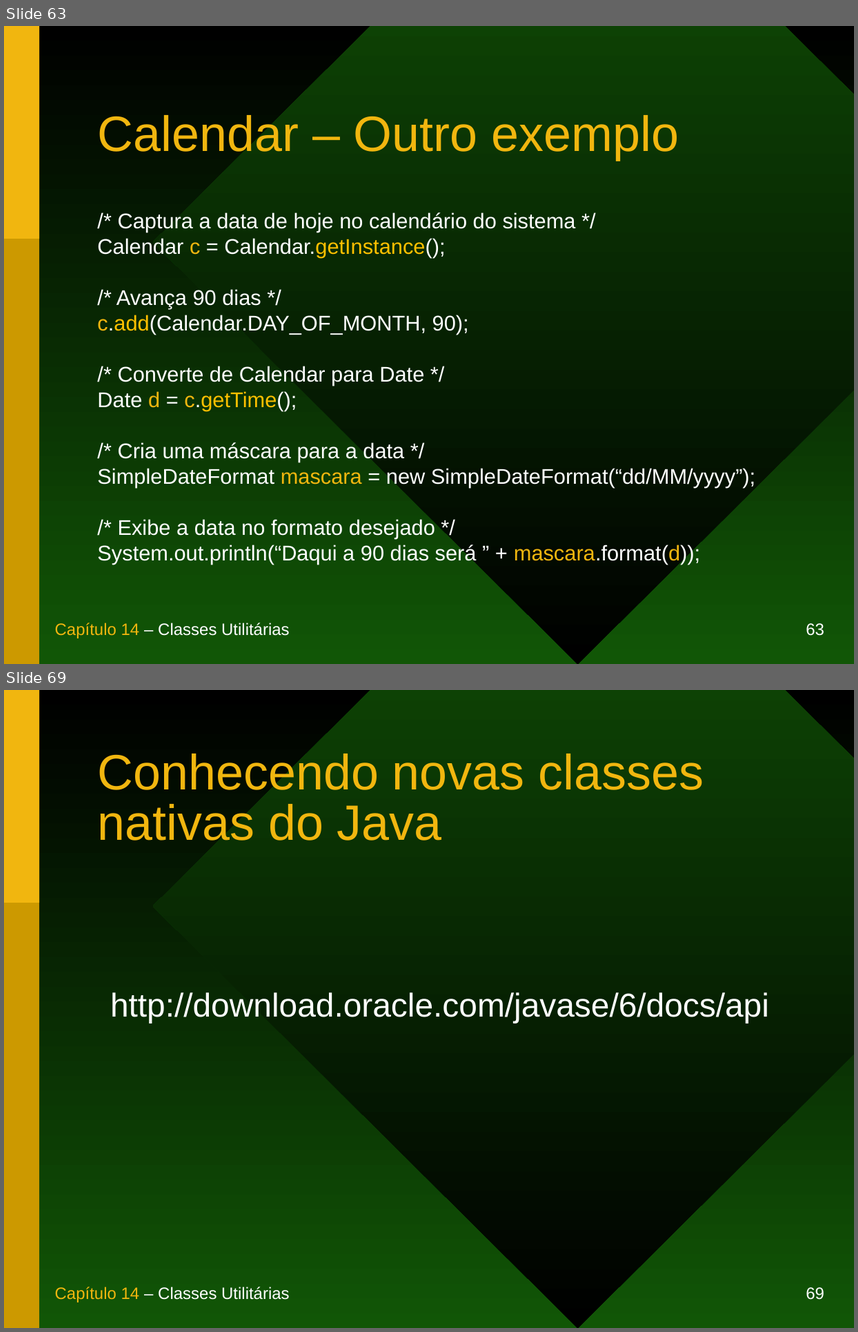
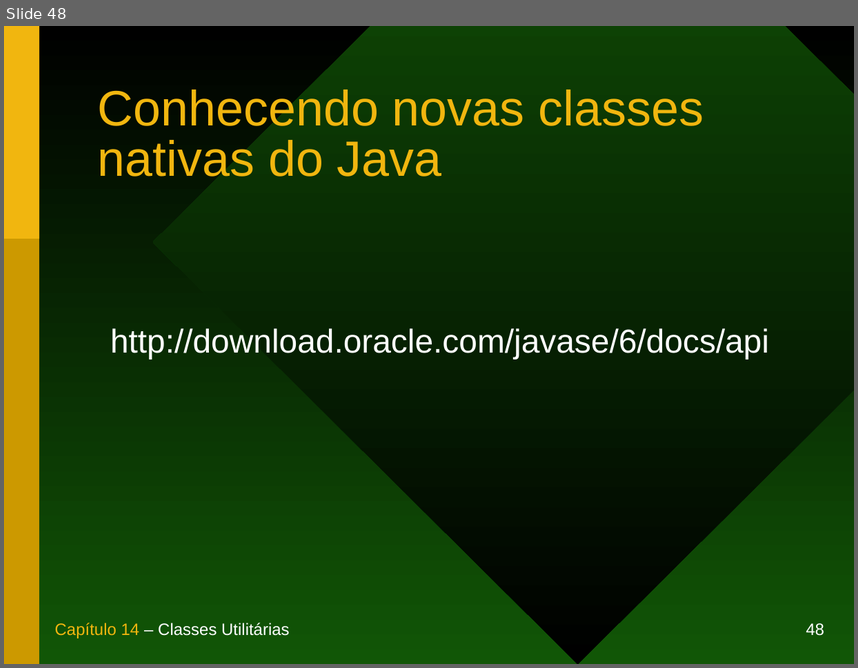
Before and after one commit to duchesqui/slzvieira-training, a slide deck: 1-Java-Programmer-Modulo-I/14.Capitulo14.ppt. Shown one above the other, each under a label of ours: slides 63 and 69 before the commit, slide 48 after it; the slides between them are not shown. The pictures are 858x1332 and 858x668 pixels, drawn with LibreOffice and Linux fonts; fonts in the diff are those of the drawing. Boxes give left, top, right and bottom in pixels: in the first picture for what was removed or moved away, otherwise in the second. Text is boxed around its words. In the diff, an @@ line names an element or a change of style, - is before the commit and + after.

```diff
--- a/1-Java-Programmer-Modulo-I/14.Capitulo14.ppt
+++ b/1-Java-Programmer-Modulo-I/14.Capitulo14.ppt
@@ slide 63 removed at [4, 26, 854, 664], background gradient #000000 to #115606; not listed: 5 template elements that a slide beside it also shows @@
@@ title removed at [97, 112, 679, 160] @@
-Calendar – Outro exemplo
@@ text removed at [97, 212, 755, 564] @@
-/* Captura a data de hoje no calendário do sistema */
-Calendar c = Calendar.getInstance();
-/* Avança 90 dias */
-c.add(Calendar.DAY_OF_MONTH, 90);
-/* Converte de Calendar para Date */
-Date d = c.getTime();
-/* Cria uma máscara para a data */
-SimpleDateFormat mascara = new SimpleDateFormat(“dd/MM/yyyy”);
-/* Exibe a data no formato desejado */
-System.out.println(“Daqui a 90 dias será ” + mascara.format(d));
@@ what was slide 69 is now slide 48 @@
@@ page number at [806, 623, 824, 635]: text changed @@
-69
+48
```
Also in this commit, not shown: 2 slides changed, 20 other slides removed, 32 other files.
